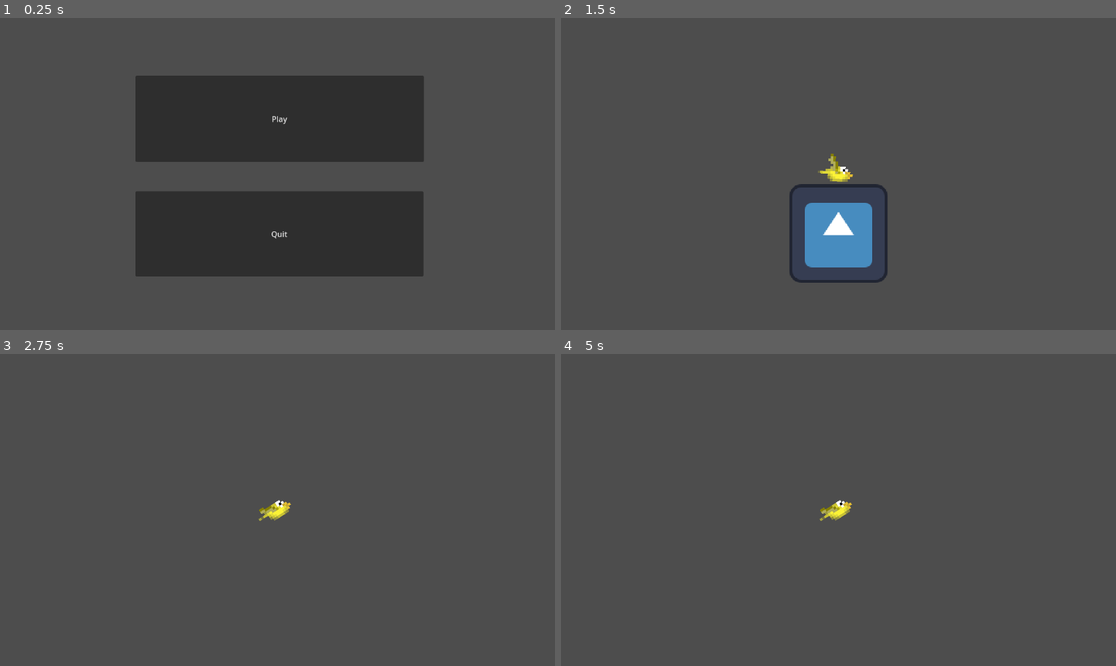
Above: before the commit, frames 1-4 (two rows, left to right).
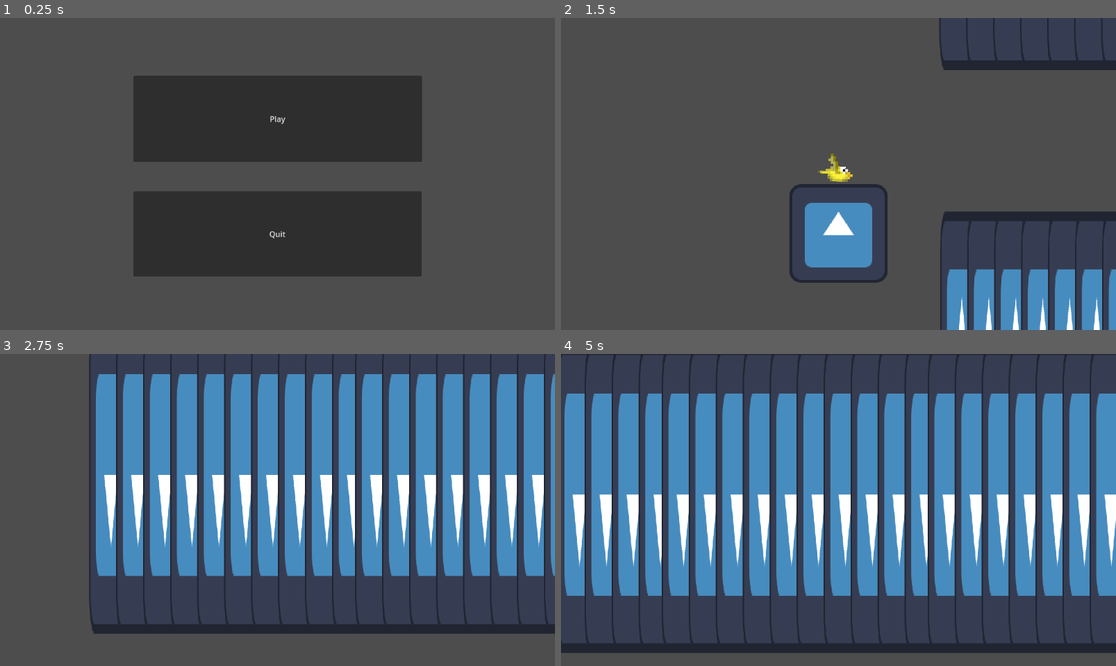
Above: after the commit, the same moments.

Repository: Ollenat/flappy-bird
Game: Godot game, scene res://Scenes/Menu/Main.tscn
Same seed, same stepped clock (60 frames per second), same inputs: the game is played once before the commit and once after it. The engine's default icon, where the game draws it, is replaced by a stand-in: a white triangle on a blue panel in a dark square.
Inputs:
- Up to frame 1 (0.25 s): no input
- Up to frame 2 (1.5 s): click "Play" at 0.5 s
- Up to frame 3 (2.75 s): tap Space (flap) at 1.52, 1.82, 2.27, 2.57 s
- Up to frame 4 (5 s): tap Space (flap) at 3.77, 4.07, 4.52, 4.82 s

The runs differ from the first frame. In frame 1, 0.4% of the frame differs, in the area x 24-77%, y 18-83%; in frame 2, 7.6%; in frame 3, 48%; in frame 4, 58%, in the area x 0-100%, y 0-96%.

Commit message:
Started working on pipe spawning, no delete yet

Diff:
--- a/Scenes/Menu/Main.tscn
+++ b/Scenes/Menu/Main.tscn
@@ -5,7 +5,6 @@
 [node name="MainScene" type="Node2D"]
 
 [node name="Menu" type="Node2D" parent="."]
-position = Vector2(4, 0)
 script = ExtResource("1_kowa7")
 
 [node name="Play" type="Button" parent="Menu"]
--- a/Scenes/World/world.tscn
+++ b/Scenes/World/world.tscn
@@ -1,10 +1,14 @@
-[gd_scene load_steps=4 format=3 uid="uid://b18e7flucukqt"]
+[gd_scene load_steps=6 format=3 uid="uid://b18e7flucukqt"]
 
 [ext_resource type="Texture2D" uid="uid://qmqde3fdg0b5" path="res://icon.svg" id="1_pt4y2"]
 [ext_resource type="PackedScene" uid="uid://dcewvas4k1ow4" path="res://Scenes/Player/Player.tscn" id="2_47vvv"]
+[ext_resource type="PackedScene" uid="uid://cafbudq1blsog" path="res://pipe_spawner.tscn" id="3_g34sc"]
 
 [sub_resource type="RectangleShape2D" id="RectangleShape2D_eb3qu"]
 size = Vector2(134, 132)
+
+[sub_resource type="RectangleShape2D" id="RectangleShape2D_v4pr2"]
+size = Vector2(189, 531)
 
 [node name="World" type="Node2D"]
 
@@ -19,3 +23,25 @@
 
 [node name="Player" parent="." instance=ExtResource("2_47vvv")]
 position = Vector2(600, 206)
+
+[node name="PipeSpawner" parent="." node_paths=PackedStringArray("delete_pipe_area", "pipe_spawn_point", "pipe_spawn_timer") instance=ExtResource("3_g34sc")]
+delete_pipe_area = NodePath("Area2D")
+pipe_spawn_point = NodePath("Node2D")
+pipe_spawn_offset_max = Vector2(0, 50)
+pipe_spawn_offset_min = Vector2(0, -50)
+pipe_spawn_timer = NodePath("Timer")
+pipe_scene_path = "res://pipe.tscn"
+
+[node name="Area2D" type="Area2D" parent="PipeSpawner"]
+position = Vector2(-15, 222)
+
+[node name="CollisionShape2D" type="CollisionShape2D" parent="PipeSpawner/Area2D"]
+shape = SubResource("RectangleShape2D_v4pr2")
+
+[node name="Node2D" type="Node2D" parent="PipeSpawner"]
+position = Vector2(1000, 200)
+
+[node name="Timer" type="Timer" parent="PipeSpawner"]
+process_callback = 0
+wait_time = 0.115
+autostart = true
--- /dev/null
+++ b/pipe.gd
@@ -0,0 +1,8 @@
+extends Node2D
+
+
+@export var speed : float = 5
+@export var direction : Vector2 = Vector2(-1, 0)
+
+func _physics_process(delta):
+	position += direction * speed
--- /dev/null
+++ b/pipe.tscn
@@ -0,0 +1,37 @@
+[gd_scene load_steps=5 format=3 uid="uid://b6h5jdivy13hc"]
+
+[ext_resource type="Texture2D" uid="uid://qmqde3fdg0b5" path="res://icon.svg" id="1_dc3ko"]
+[ext_resource type="Script" path="res://pipe.gd" id="1_mws2c"]
+
+[sub_resource type="PhysicsMaterial" id="PhysicsMaterial_e6lh7"]
+
+[sub_resource type="RectangleShape2D" id="RectangleShape2D_rmh78"]
+size = Vector2(33, 215)
+
+[node name="Pipe" type="Node2D"]
+script = ExtResource("1_mws2c")
+
+[node name="AnimatableBody2D2" type="AnimatableBody2D" parent="."]
+physics_material_override = SubResource("PhysicsMaterial_e6lh7")
+
+[node name="CollisionShape2D" type="CollisionShape2D" parent="AnimatableBody2D2"]
+position = Vector2(0, -199)
+shape = SubResource("RectangleShape2D_rmh78")
+
+[node name="AnimatableBody2D" type="AnimatableBody2D" parent="."]
+physics_material_override = SubResource("PhysicsMaterial_e6lh7")
+
+[node name="CollisionShape2D" type="CollisionShape2D" parent="AnimatableBody2D"]
+position = Vector2(-2, 204)
+shape = SubResource("RectangleShape2D_rmh78")
+
+[node name="Sprite2D" type="Sprite2D" parent="."]
+position = Vector2(0, 294)
+scale = Vector2(0.44, 3.12)
+texture = ExtResource("1_dc3ko")
+
+[node name="Sprite2D2" type="Sprite2D" parent="."]
+position = Vector2(-1, -289)
+rotation = 3.14159
+scale = Vector2(0.44, 3.12)
+texture = ExtResource("1_dc3ko")
--- /dev/null
+++ b/pipe_spawner.gd
@@ -0,0 +1,21 @@
+extends Node
+
+@export var delete_pipe_area : Area2D
+@export var pipe_spawn_point : Node2D
+
+@export var pipe_spawn_offset_max : Vector2
+@export var pipe_spawn_offset_min : Vector2
+@export var pipe_spawn_timer : Timer
+
+@export_file var pipe_scene_path : String
+var pipe_packed : PackedScene
+
+
+func _ready():
+	pipe_packed = load(pipe_scene_path)
+	pipe_spawn_timer.timeout.connect(spawn_pipe)
+
+func spawn_pipe():
+	var new_pipe = pipe_packed.instantiate() as Node2D
+	new_pipe.position = pipe_spawn_point.position
+	add_child(new_pipe)
--- /dev/null
+++ b/pipe_spawner.tscn
@@ -0,0 +1,6 @@
+[gd_scene load_steps=2 format=3 uid="uid://cafbudq1blsog"]
+
+[ext_resource type="Script" path="res://pipe_spawner.gd" id="1_lawpi"]
+
+[node name="PipeSpawner" type="Node"]
+script = ExtResource("1_lawpi")
